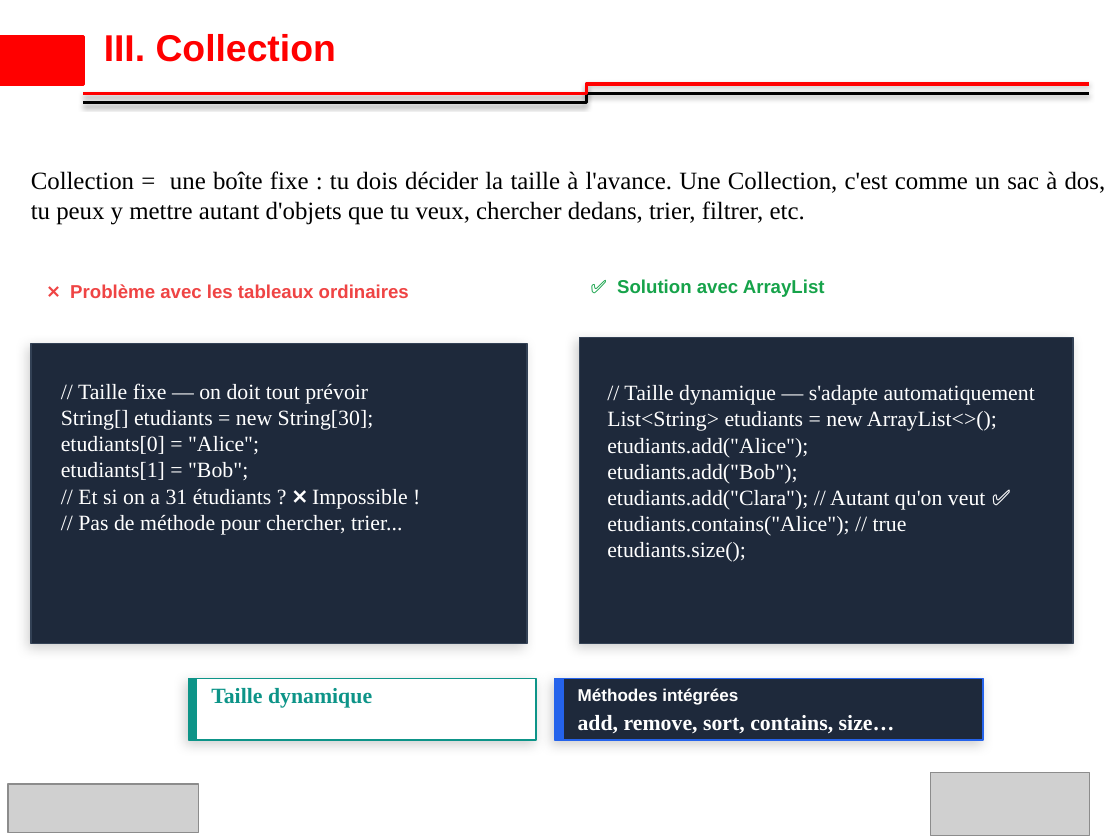
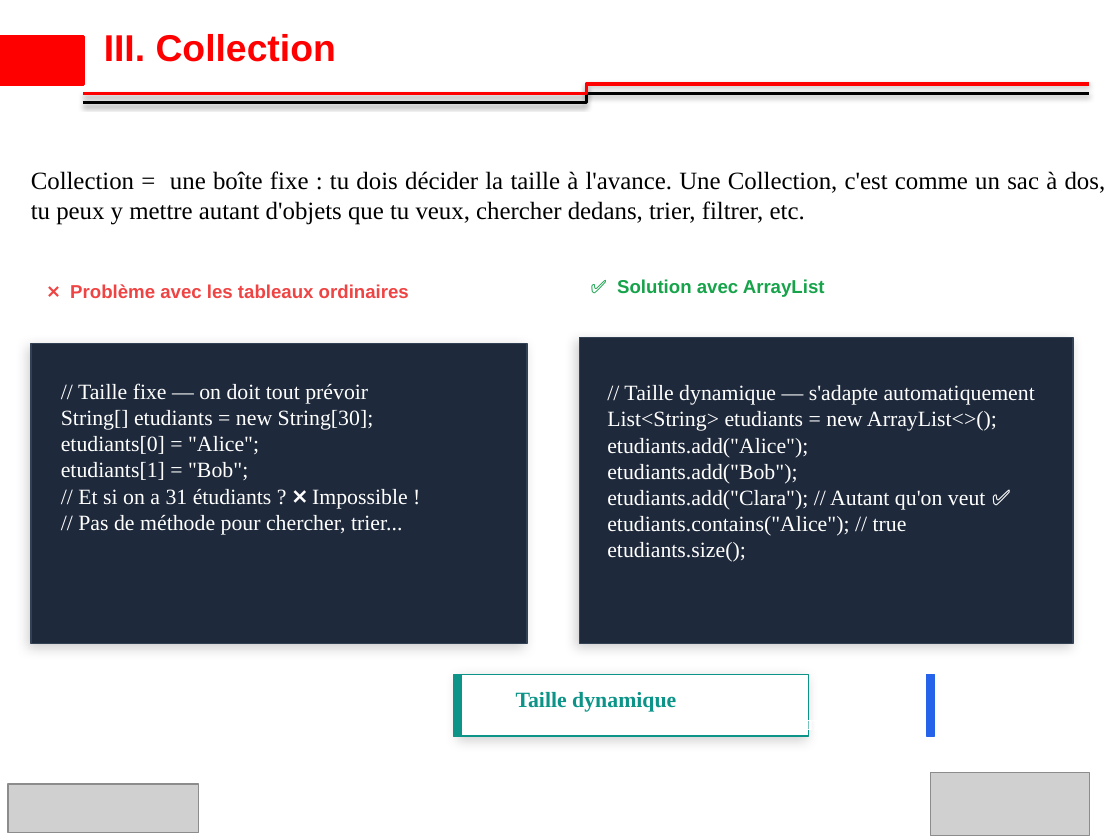
Before and after one commit to ibrahimsava/Osis-training-in-java, a slide deck: slide 8 of osis_presentation_Ibrahim_SAVADOGO_S3.pptx (slide 9 before the commit). Drawn at 1120x840 pixels with LibreOffice and Linux fonts; fonts in the diff are those of the drawing; grey boxes stand for pictures; background and template pictures are left out. Boxes give left, top, right and bottom in pixels: in the first picture for what was removed or moved away, otherwise in the second. Text is boxed around its words. In the diff, an @@ line names an element or a change of style, - is before the commit and + after.

```diff
--- a/osis_presentation_Ibrahim_SAVADOGO_S3.pptx
+++ b/osis_presentation_Ibrahim_SAVADOGO_S3.pptx
@@ rectangle: place and size @@
-rectangle at [189, 679, 197, 740]
+rectangle at [454, 674, 461, 736]
@@ rectangle: place and size @@
-rectangle at [189, 679, 536, 740]
+rectangle at [461, 674, 809, 736]
@@ text "Taille dynamique": place and size @@
-text "Taille dynamique" at [211, 688, 372, 708]
+text "Taille dynamique" at [516, 692, 676, 712]
@@ rectangle removed at [556, 679, 983, 740] @@
@@ text removed at [578, 688, 738, 705] @@
-Méthodes intégrées
@@ rectangle: place and size @@
-rectangle at [556, 679, 563, 740]
+rectangle at [926, 674, 934, 736]
```
Also in this commit, not shown: 10 other slides changed, 1 slide removed.
